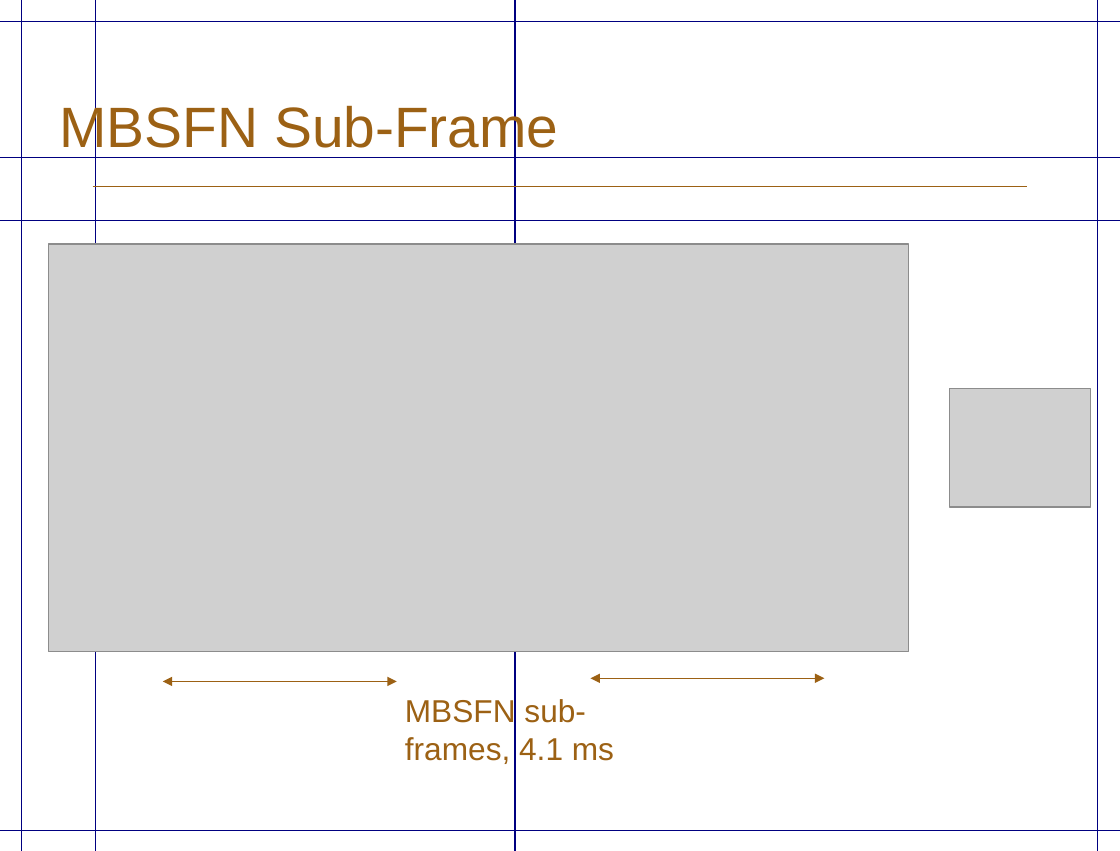
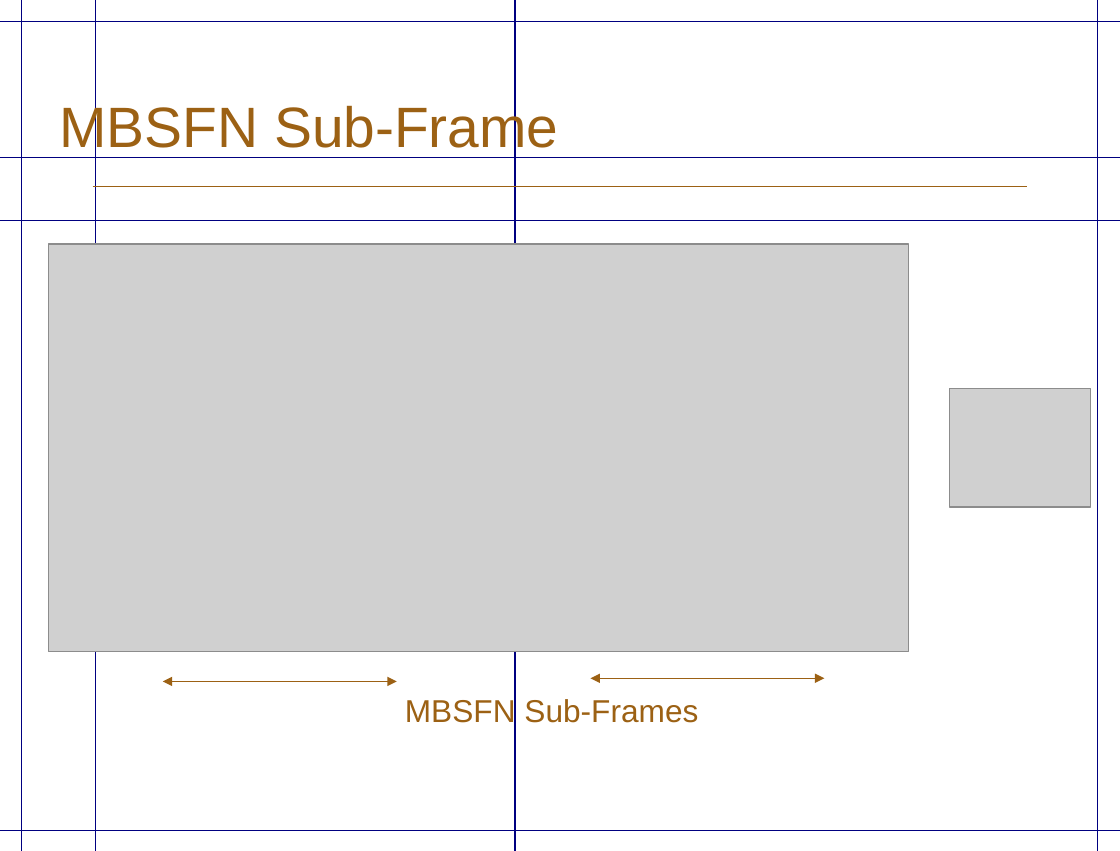
Before and after one commit to sharmakoustubh/Thesis, a slide deck: slide 12 of PresentationKoustubh_version1.pptx. Drawn at 1120x851 pixels with LibreOffice and Linux fonts; fonts in the diff are those of the drawing; grey boxes stand for pictures; background and template pictures are left out. Boxes give left, top, right and bottom in pixels: in the first picture for what was removed or moved away, otherwise in the second. Text is boxed around its words. In the diff, an @@ line names an element or a change of style, - is before the commit and + after.

```diff
--- a/PresentationKoustubh_version1.pptx
+++ b/PresentationKoustubh_version1.pptx
@@ text at [405,697,698,728]: text changed @@
-MBSFN sub-frames, 4.1 ms
+MBSFN Sub-Frames
```
Also in this commit, not shown: 1 other slide changed.
